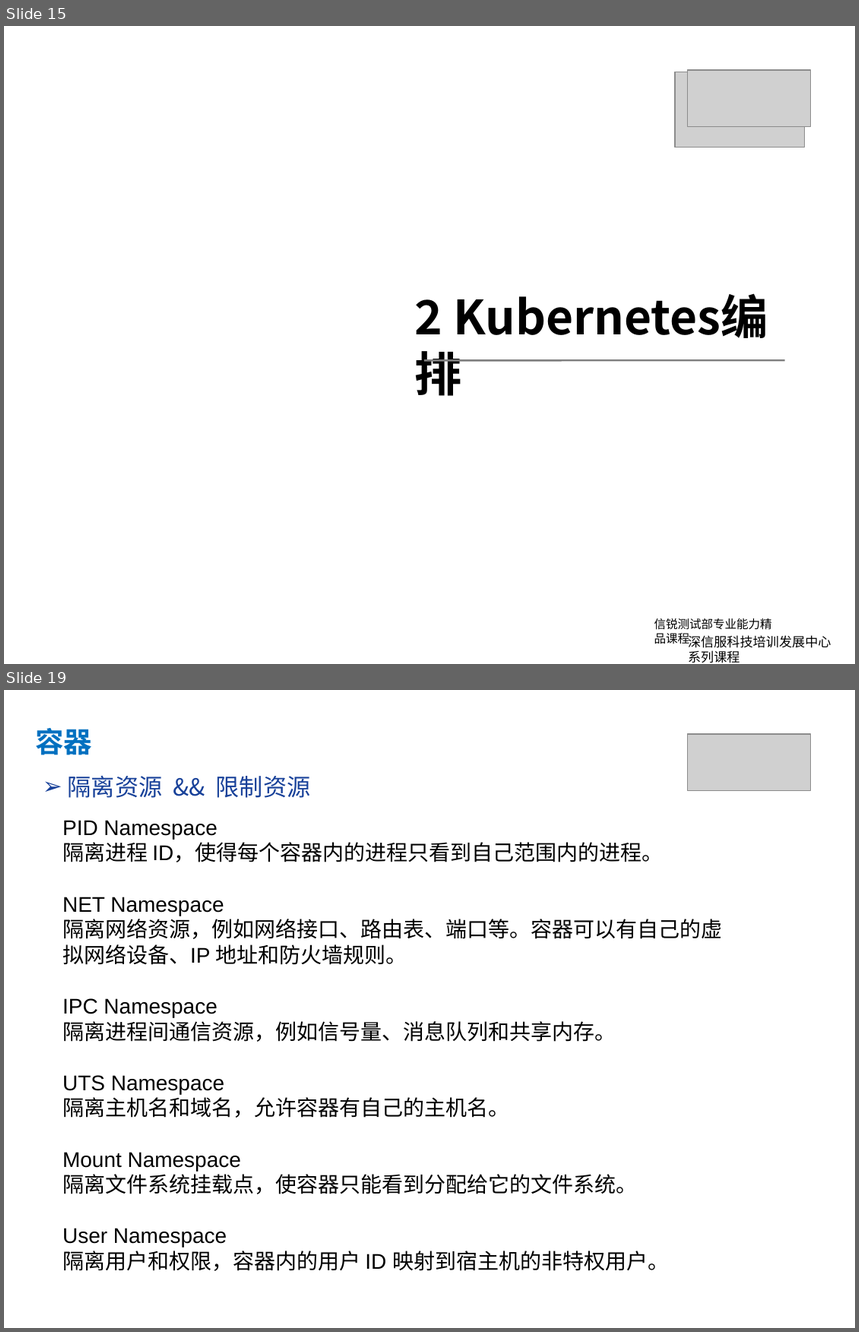
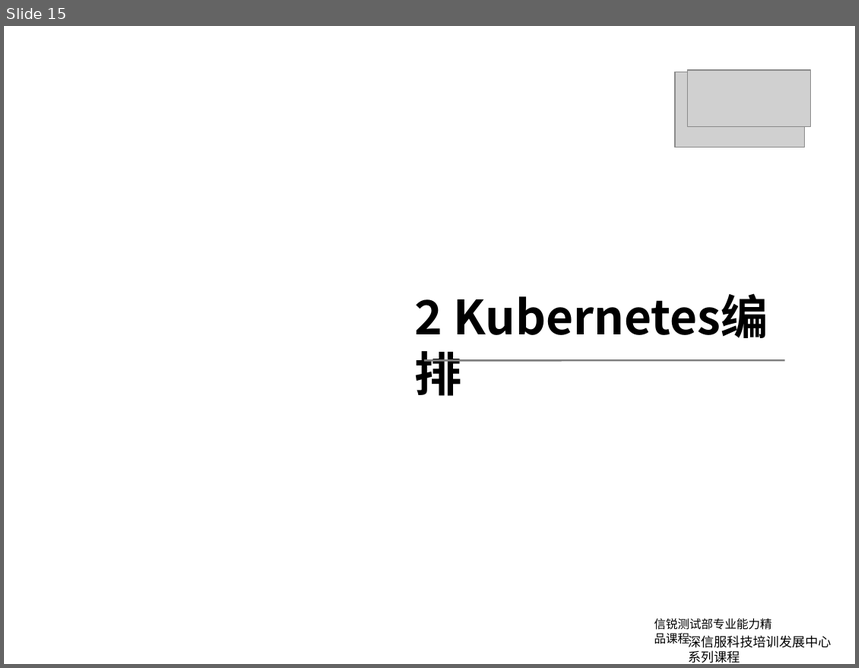
Before and after one commit to yubowen0525/k8s_from_basic_to_advanced, a slide deck: lession2/kubernetes第二课.pptx. Shown one above the other, each under a label of ours: slides 15 and 19 before the commit, slide 15 after it; the slides between them are not shown. The pictures are 859x1332 and 859x668 pixels, drawn with LibreOffice and Linux fonts; fonts in the diff are those of the drawing; grey boxes stand for pictures; background and template pictures are left out. Boxes give left, top, right and bottom in pixels: in the first picture for what was removed or moved away, otherwise in the second. Text is boxed around its words. In the diff, an @@ line names an element or a change of style, - is before the commit and + after.

```diff
--- a/lession2/kubernetes第二课.pptx
+++ b/lession2/kubernetes第二课.pptx
@@ slide 19 removed at (4,690,855,1328), background #FFFFFF @@
@@ text removed at (35,728,92,755) @@
-容器
@@ picture removed at (687,734,810,790) @@
@@ text removed at (68,776,311,798) @@
-➢ 隔离资源 && 限制资源
@@ text removed at (63,820,722,1271) @@
-PID Namespace
-隔离进程 ID，使得每个容器内的进程只看到自己范围内的进程。
-NET Namespace
-隔离网络资源，例如网络接口、路由表、端口等。容器可以有自己的虚拟网络设备、IP 地址和防火墙规则。
-IPC Namespace
-隔离进程间通信资源，例如信号量、消息队列和共享内存。
-UTS Namespace
-隔离主机名和域名，允许容器有自己的主机名。
-Mount Namespace
-隔离文件系统挂载点，使容器只能看到分配给它的文件系统。
-User Namespace
-隔离用户和权限，容器内的用户 ID 映射到宿主机的非特权用户。
```
Also in this commit, not shown: 2 slides changed, 6 slides added, 10 other slides removed, 9 other files.
